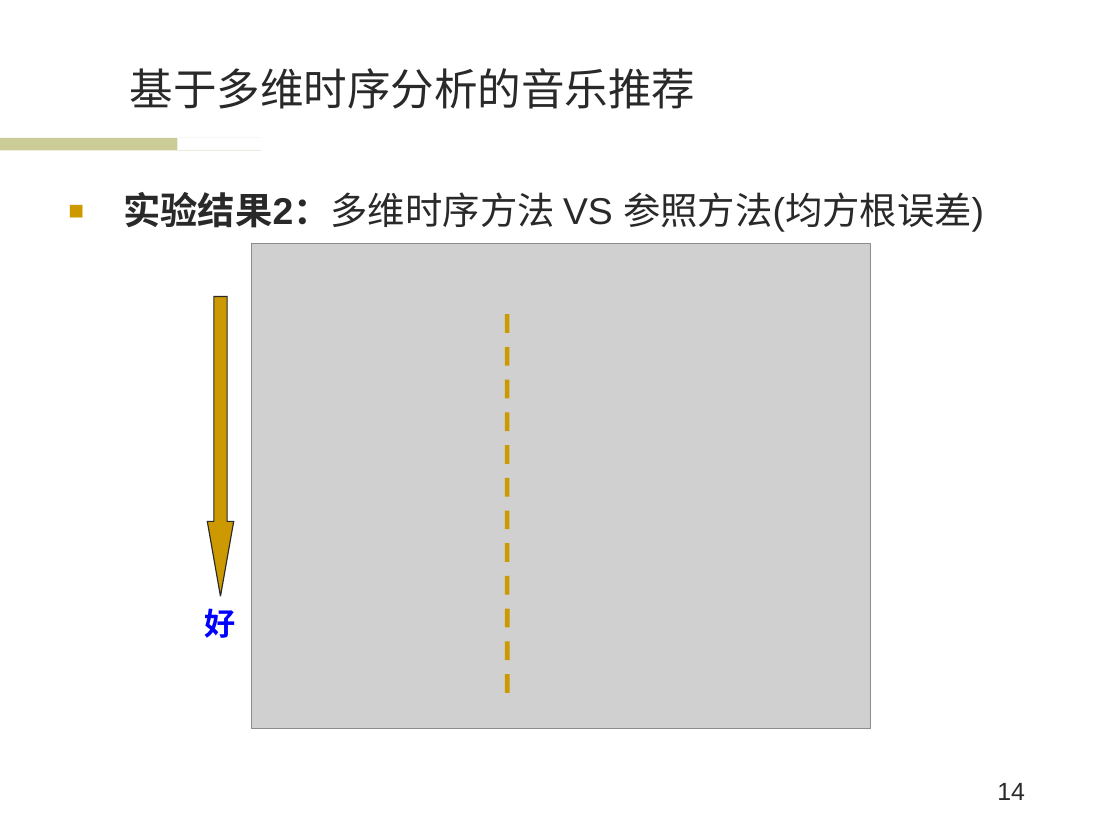
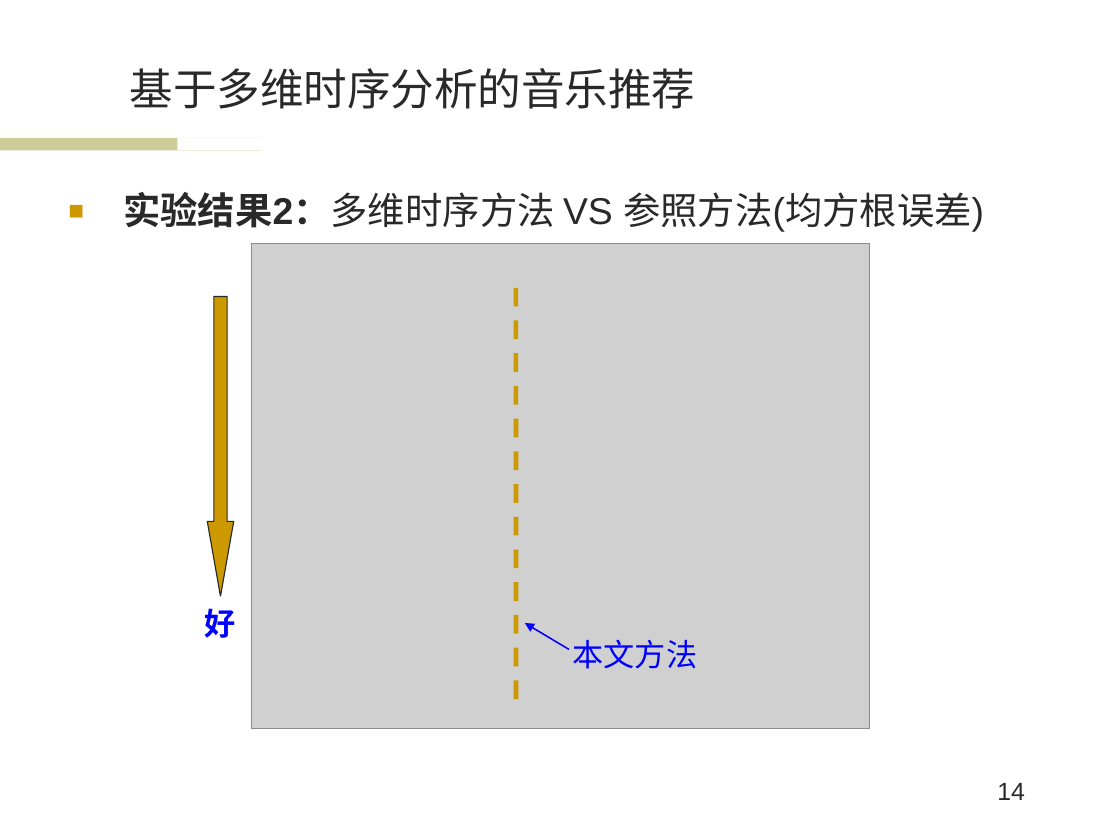
Before and after one commit to wwssttt/NJUThesis, a slide deck: slide 14 of 答辩准备/一种基于时间序列分析的个性化音乐推荐系统及其实现.ppt. Drawn at 1120x840 pixels with LibreOffice and Linux fonts; fonts in the diff are those of the drawing; grey boxes stand for pictures; background and template pictures are left out. Boxes give left, top, right and bottom in pixels: in the first picture for what was removed or moved away, otherwise in the second. Text is boxed around its words. In the diff, an @@ line names an element or a change of style, - is before the commit and + after.

```diff
--- a/答辩准备/一种基于时间序列分析的个性化音乐推荐系统及其实现.ppt
+++ b/答辩准备/一种基于时间序列分析的个性化音乐推荐系统及其实现.ppt
@@ line moved from (507, 315) - (507, 702) to (516, 288) - (516, 702) @@
@@ arrow added from (569, 650) to (525, 623), #0000FF 0.99 pt @@
@@ text added at <box>573,639,698,669</box>, 20 pt, text #0000FF @@
+本文方法
```
Also in this commit, not shown: 4 other slides changed, 1 slide added, 6 other files.
